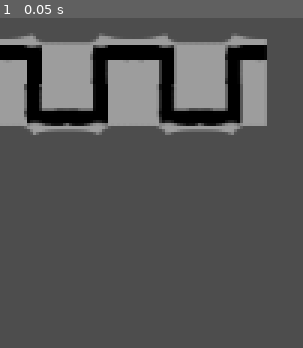
Above: before the commit, frame 1.
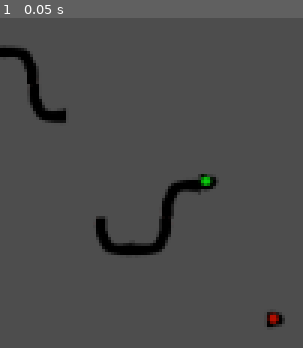
Above: after the commit, the same moment.

Repository: MANM-ANMM/pixel_jam_cellule
Game: Godot game, scene res://scene/puzzle/puzzle_1.tscn
Same seed, same stepped clock (60 frames per second), same inputs: the game is played once before the commit and once after it. The project has no main scene, so this scene is started directly.
Inputs:
- Up to frame 1 (0.05 s): no input

The runs differ from the first frame. In frame 1, 25% of the frame differs, in the area x 0-95%, y 4-94%.

Commit message:
début et fin de tuyaux

Diff:
--- a/scene/puzzle.tscn
+++ b/scene/puzzle.tscn
@@ -1,28 +1,16 @@
-[gd_scene load_steps=6 format=3 uid="uid://c3cfvrluqwcpy"]
+[gd_scene load_steps=4 format=3 uid="uid://c3cfvrluqwcpy"]
 
 [ext_resource type="Script" path="res://script/puzzle.gd" id="1_mu6pg"]
-[ext_resource type="Texture2D" uid="uid://d03vd7okbbdsa" path="res://sprite/tube/tube_sheet.png" id="2_pasnn"]
+[ext_resource type="TileSet" uid="uid://ds4fhlm3jey4j" path="res://tileset/puzzle.tres" id="2_kxa6q"]
 [ext_resource type="Script" path="res://script/tilemap_puzzle.gd" id="2_pmtmc"]
-
-[sub_resource type="TileSetAtlasSource" id="TileSetAtlasSource_ipvx6"]
-texture = ExtResource("2_pasnn")
-texture_region_size = Vector2i(32, 32)
-0:0/0 = 0
-1:0/0 = 0
-0:1/0 = 0
-1:1/0 = 0
-
-[sub_resource type="TileSet" id="TileSet_8n4gv"]
-tile_size = Vector2i(32, 32)
-sources/1 = SubResource("TileSetAtlasSource_ipvx6")
 
 [node name="puzzle" type="Node2D"]
 script = ExtResource("1_mu6pg")
 
 [node name="TileMap" type="TileMap" parent="."]
-tile_set = SubResource("TileSet_8n4gv")
+texture_filter = 1
+tile_set = ExtResource("2_kxa6q")
 format = 2
-layer_0/tile_data = PackedInt32Array(0, 65537, 1, 1, 65537, 0, 65536, 1, 1, 65537, 65537, 1)
 script = ExtResource("2_pmtmc")
 
 [connection signal="cell_clicked" from="TileMap" to="." method="_on_tile_map_cell_clicked"]
--- a/scene/puzzle/puzzle_1.tscn
+++ b/scene/puzzle/puzzle_1.tscn
@@ -6,4 +6,4 @@
 taille = Vector2(4, 4)
 
 [node name="TileMap" parent="." index="0"]
-layer_0/tile_data = PackedInt32Array(65536, 65537, 0, 0, 1, 1, 1, 65537, 1, 2, 1, 1, 65538, 65537, 0, 65539, 1, 0, 3, 65537, 1, 65537, 1, 0)
+layer_0/tile_data = PackedInt32Array(131075, 131075, 0, 196610, 3, 0, 196609, 65539, 0, 131074, 65539, 1, 65535, 196611, 0, 0, 3, 1, 65536, 65539, 0, 262148, 131075, 1, 262143, 196611, 1)
--- a/script/constantes.gd
+++ b/script/constantes.gd
@@ -7,4 +7,18 @@
 	Vector2i(1,0): [Enums.Direction.Haut, Enums.Direction.Droite],
 	Vector2i(0,1): [Enums.Direction.Bas, Enums.Direction.Gauche],
 	Vector2i(1,1): [Enums.Direction.Bas, Enums.Direction.Droite],
+	Vector2i(2,0): [Enums.Direction.Gauche],
+	Vector2i(2,1): [Enums.Direction.Gauche],
+	Vector2i(3,0): [Enums.Direction.Droite],
+	Vector2i(3,1): [Enums.Direction.Droite],
 }
+
+var couleur_tube_entree_id := {
+	Vector2i(3,0) : Enums.CouleurTube.Vert,
+	Vector2i(3,1) : Enums.CouleurTube.Rouge,
+}
+
+var couleur_tube_sortie_id := {
+	Vector2i(2,0) : Enums.CouleurTube.Vert,
+	Vector2i(2,1) : Enums.CouleurTube.Rouge,
+}
--- a/script/enums.gd
+++ b/script/enums.gd
@@ -1,4 +1,10 @@
 extends Node
+
+enum CouleurTube {
+	Rouge,
+	Vert,
+	Jaune
+}
 
 enum Direction {
 	Haut,
--- a/script/puzzle.gd
+++ b/script/puzzle.gd
@@ -15,7 +15,7 @@
 		if case_actuelle == destination1:
 			break
 
-		var dirs := tile_map.get_entree_tube(case_actuelle)
+		var dirs := tile_map.get_directions_tube(case_actuelle)
 		print(dirs)
 		print(Enums.direction_oposee(deplacement_prec))
 		if not dirs.has(Enums.direction_oposee(deplacement_prec)):
@@ -35,3 +35,5 @@
 
 func _on_tile_map_cell_clicked(pos:Vector2i):
 	print(test_chemin())
+	print(tile_map.get_entrees_tubes())
+	print(tile_map.get_sorties_tubes())
--- a/script/tilemap_puzzle.gd
+++ b/script/tilemap_puzzle.gd
@@ -9,10 +9,22 @@
 			var cliked_cell = local_to_map(to_local(event.global_position))
 			emit_signal("cell_clicked", cliked_cell)
 
-func get_entree_tube(coord:Vector2i)->Array:
+func get_directions_tube(coord:Vector2i)->Array:
 	var atlas_coords := get_cell_atlas_coords(0, coord)
 	print(atlas_coords, coord)
 	if Constantes.entrees_id.has(atlas_coords):
 		return Constantes.entrees_id[atlas_coords]
 	else:
 		return []
+
+
+func get_entrees_tubes()->Array:
+	return get_entrees_sorties_helper(Constantes.couleur_tube_entree_id)
+
+func get_sorties_tubes()->Array:
+	return get_entrees_sorties_helper(Constantes.couleur_tube_sortie_id)
+
+func get_entrees_sorties_helper(tab_id_couleur)->Array:
+	return get_used_cells(0) \
+		.filter(func(c): return tab_id_couleur.has(get_cell_atlas_coords(0, c))) \
+		.map(func(c): return {c : tab_id_couleur[get_cell_atlas_coords(0, c)]})
--- /dev/null
+++ b/tileset/puzzle.tres
@@ -0,0 +1,19 @@
+[gd_resource type="TileSet" load_steps=3 format=3 uid="uid://ds4fhlm3jey4j"]
+
+[ext_resource type="Texture2D" uid="uid://b7b45k7jqipx8" path="res://sprite/tube/tube_temp.png" id="1_41b63"]
+
+[sub_resource type="TileSetAtlasSource" id="TileSetAtlasSource_ha8f0"]
+texture = ExtResource("1_41b63")
+texture_region_size = Vector2i(32, 32)
+0:0/0 = 0
+1:0/0 = 0
+2:0/0 = 0
+3:0/0 = 0
+0:1/0 = 0
+1:1/0 = 0
+2:1/0 = 0
+3:1/0 = 0
+
+[resource]
+tile_size = Vector2i(32, 32)
+sources/3 = SubResource("TileSetAtlasSource_ha8f0")
Binary file changed: sprite/tube/tube_sheet.png
Binary file added: sprite/tube/tube_temp.png
Not shown, added: sprite/tube/tube_temp.png.import
